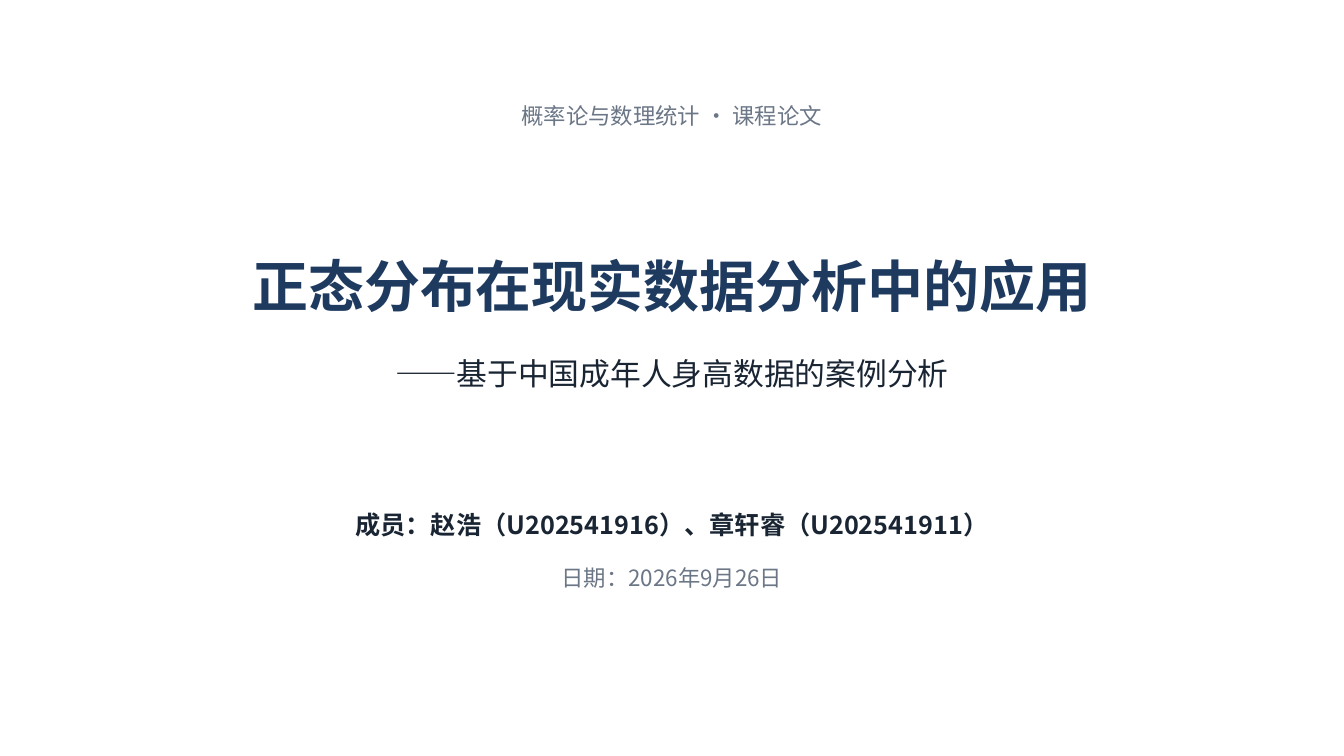
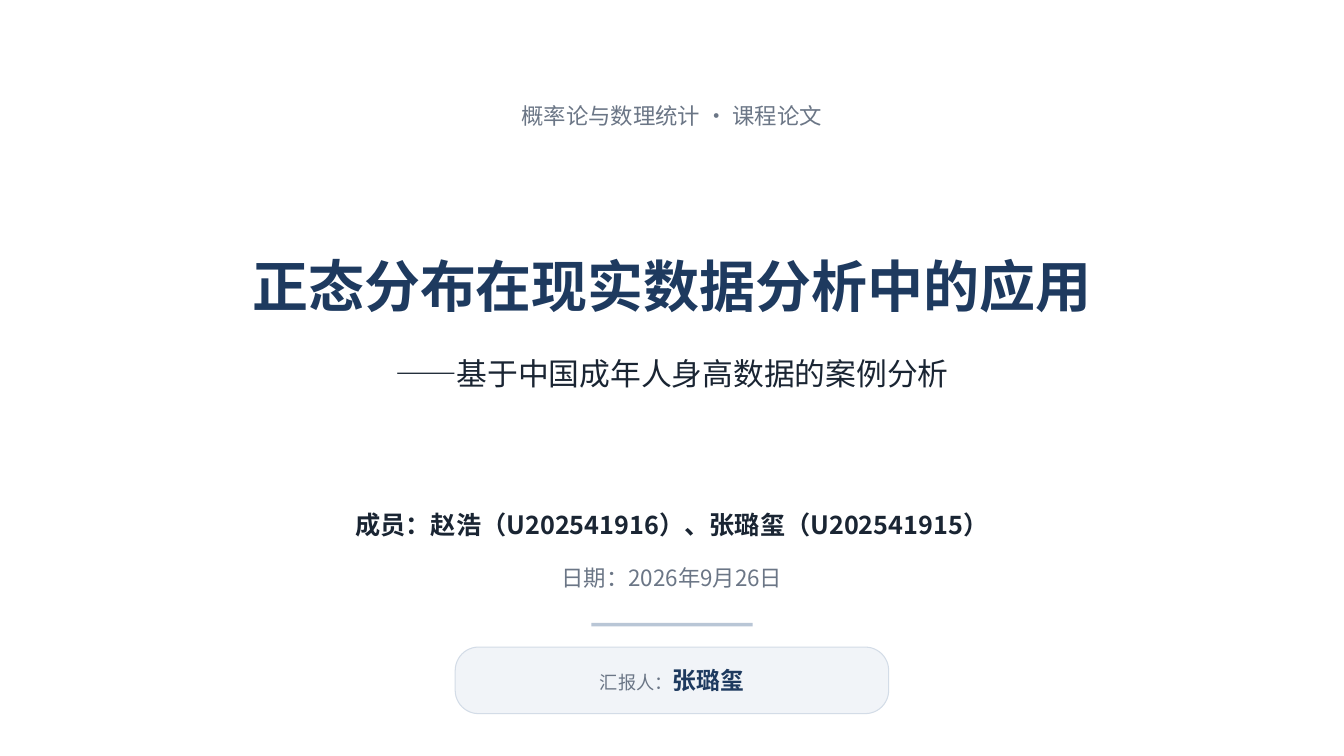
Before and after one commit to ChangGuanDaoRen/china-adult-height-normal-distribution, a slide deck: slide 1 of presentation/probability-statistics-course-presentation.pptx. Drawn at 1344x756 pixels with LibreOffice and Linux fonts; fonts in the diff are those of the drawing. Boxes give left, top, right and bottom in pixels: in the first picture for what was removed or moved away, otherwise in the second. Text is boxed around its words. In the diff, an @@ line names an element or a change of style, - is before the commit and + after.

```diff
--- a/presentation/probability-statistics-course-presentation.pptx
+++ b/presentation/probability-statistics-course-presentation.pptx
@@ text at (x1=355, y1=512, x2=988, y2=537): text changed @@
-成员：赵浩（U202541916）、章轩睿（U202541911）
+成员：赵浩（U202541916）、张璐玺（U202541915）
@@ rectangle added at (x1=592, y1=623, x2=753, y2=627), fill #B9C6D6 @@
@@ rounded rectangle added at (x1=456, y1=647, x2=889, y2=714), fill #F1F4F8, outline #D3DCE7 0.75 pt, 13 pt, text #6B7686 @@
+汇报人：张璐玺
```
Also in this commit, not shown: 5 other files.
